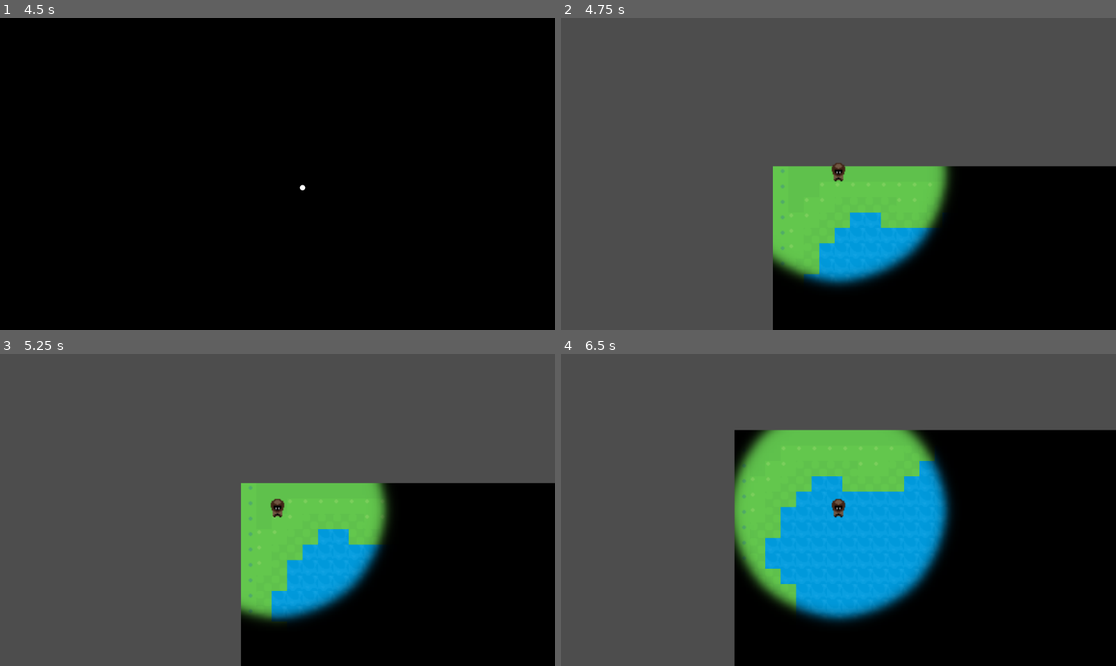
Above: before the commit, frames 1-4 (two rows, left to right).
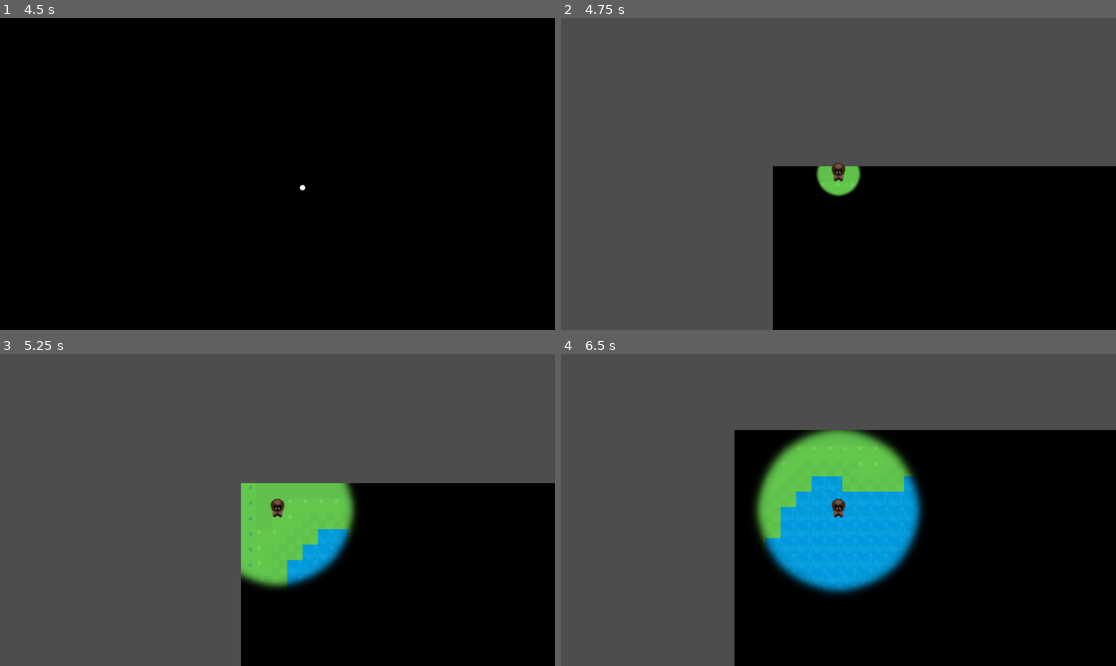
Above: after the commit, the same moments.

Repository: Habidakus/wild-jam-82-unseen
Game: Godot game, scene res://Scenes/root.tscn
Two runs of this game, one before a commit and one after it. Both use one fixed random seed, a clock stepped at 60 frames per second and the inputs below.
Inputs (mouse positions are in pixels of both pictures, inside the frame that each line leads up to):
- Up to frame 1 (4.5 s): tap Enter at 0.5 s; move the mouse to (399, 158) at 0.52 s; hold Right (move_right) 0.53-1.28 s; click (399, 158) at 0.67 s; move the mouse to (166, 189) at 1.27 s; hold S (move_down) 1.28-2.03 s; move the mouse to (333, 105) at 2.02 s; hold Right (move_right) 2.03-2.78 s; move the mouse to (249, 236) at 2.77 s; hold W (move_up) 2.78-3.53 s; click (249, 236) at 2.92 s; move the mouse to (444, 220) at 3.52 s; hold Left (move_left) from 3.53 s (still down); move the mouse to (111, 127) at 4.27 s
- Up to frame 2 (4.75 s): keep holding Left (move_left)
- Up to frame 3 (5.25 s): move the mouse to (305, 510) at 5.02 s; release Left (move_left) at 5.03 s; hold S (move_down) from 5.03 s (still down); click (305, 510) at 5.17 s
- Up to frame 4 (6.5 s): move the mouse to (755, 432) at 5.77 s; release S (move_down) at 5.78 s; hold Right (move_right) from 5.78 s (still down)

Frame 1 is identical in both runs. In frame 2, 10% of the frame differs, in the area x 38-71%, y 47-87%; in frame 3, 5.2%; in frame 4, 11%, in the area x 31-71%, y 24-87%.

Commit message:
Gradually bring up player's light cone when they spawn in a map

Diff:
--- a/Scripts/player.gd
+++ b/Scripts/player.gd
@@ -1,8 +1,12 @@
 class_name Player extends CharacterBody2D
 
 const SPEED : float = 200
+var _goal_light_size : float = 0
 
-func redundant():
+func _ready() -> void:
+	$LightCircle/PointLight2D.scale = Vector2.ZERO
+
+func _process_input():
 	# Get input (example using Input Map)
 	if Input.is_action_pressed("move_right"):
 		velocity.x = SPEED
@@ -18,9 +22,27 @@
 	else:
 		velocity.y = 0
 
-func _physics_process(delta):
-	redundant()
+func set_light_area(s : float):
+	_goal_light_size = s
+
+func _physics_process(delta : float):
+	_process_input()
 	move_and_slide()
+
+	var _current_scale : float = $LightCircle/PointLight2D.scale.x
+	if _current_scale != _goal_light_size:
+		var scale_speed = 4 * delta
+		if _current_scale < _goal_light_size:
+			if _current_scale + scale_speed > _goal_light_size:
+				_current_scale = _goal_light_size
+			else:
+				_current_scale += scale_speed
+		else:
+			if _current_scale - scale_speed < _goal_light_size:
+				_current_scale = _goal_light_size
+			else:
+				_current_scale -= scale_speed
+		$LightCircle/PointLight2D.scale = Vector2(_current_scale, _current_scale)
 
 	#Example using move_and_collide()
 	#var collision = move_and_collide(velocity * delta)
--- a/Scripts/state_chapter_one.gd
+++ b/Scripts/state_chapter_one.gd
@@ -10,4 +10,5 @@
 
 	_player = _player_scene.instantiate();
 	_player.position = _map.map_to_local(Vector2i(7, 7))
+	_player.set_light_area(3.0)
 	_map.add_child(_player)
